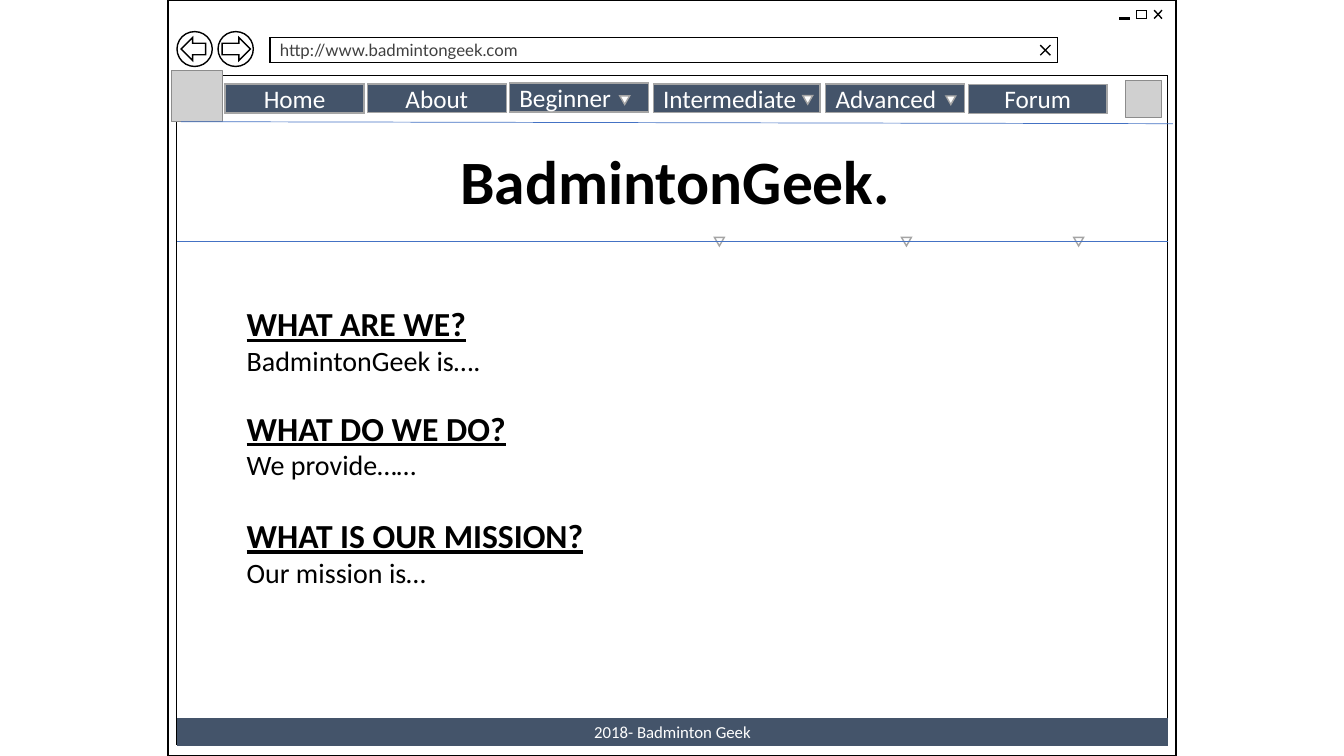
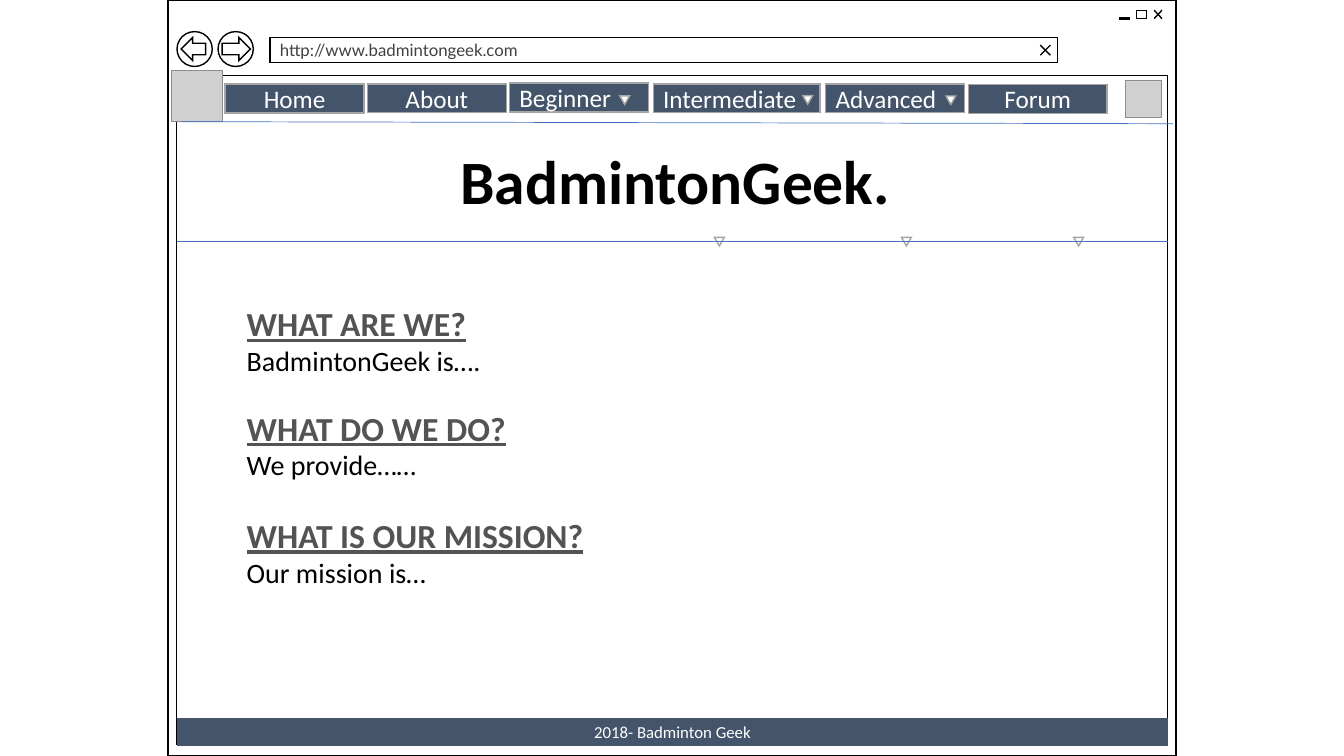
Before and after one commit to sniffymon/htmltest, a slide deck: slide 4 of Documentation/storyboarding.pptx. Drawn at 1344x756 pixels with LibreOffice and Linux fonts; fonts in the diff are those of the drawing; grey boxes stand for pictures; background and template pictures are left out. Boxes give left, top, right and bottom in pixels: in the first picture for what was removed or moved away, otherwise in the second. Text is boxed around its words. In the diff, an @@ line names an element or a change of style, - is before the commit and + after.

```diff
--- a/Documentation/storyboarding.pptx
+++ b/Documentation/storyboarding.pptx
@@ text at (x1=247, y1=313, x2=583, y2=554): text colour #000000 to #525252 in "WHAT ARE WE?", "WHAT DO WE DO?", "WHAT IS OUR MISSION?" @@
```
Also in this commit, not shown: 2 other slides changed.
